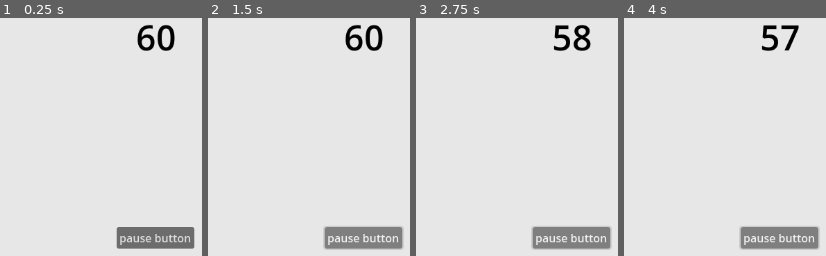
Above: before the commit, frames 1-4 (left to right).
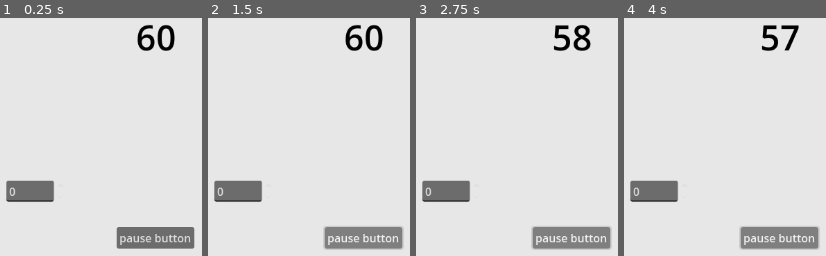
Above: after the commit, the same moments.

Repository: callumrann/study-app
Game: Godot game, scene res://scenes/main.tscn
Same seed, same stepped clock (60 frames per second), same inputs: the game is played once before the commit and once after it.
Inputs:
- Up to frame 1 (0.25 s): no input
- Up to frame 2 (1.5 s): click "pause button" at 0.5 s
- Up to frame 3 (2.75 s): no input
- Up to frame 4 (4 s): no input

The runs differ from the first frame. In frame 1, 2.2% of the frame differs, in the area x 2-27%, y 68-78%; in frame 2, 2.2%; in frame 3, 2.2%; in frame 4, 2.2%.

Commit message:
feat: allow timer change through text box

Diff:
--- a/scenes/main.tscn
+++ b/scenes/main.tscn
@@ -1,6 +1,6 @@
 [gd_scene load_steps=3 format=3 uid="uid://dukdpki28qai"]
 
-[ext_resource type="Script" uid="uid://b2vsyl2e2cmu3" path="res://scripts/timer_text.gd" id="1_o5qli"]
+[ext_resource type="Script" uid="uid://b2vsyl2e2cmu3" path="res://scripts/main.gd" id="1_o5qli"]
 
 [sub_resource type="LabelSettings" id="LabelSettings_sgp6g"]
 font_size = 50
@@ -13,6 +13,7 @@
 anchor_bottom = 1.0
 grow_horizontal = 2
 grow_vertical = 2
+script = ExtResource("1_o5qli")
 
 [node name="BackgroundColour" type="ColorRect" parent="."]
 layout_mode = 1
@@ -35,7 +36,6 @@
 text = "test"
 label_settings = SubResource("LabelSettings_sgp6g")
 horizontal_alignment = 1
-script = ExtResource("1_o5qli")
 metadata/_edit_use_anchors_ = true
 
 [node name="Timer" type="Timer" parent="."]
@@ -55,5 +55,14 @@
 grow_vertical = 2
 text = "pause button"
 
-[connection signal="timeout" from="Timer" to="TimerText" method="_on_timer_timeout"]
-[connection signal="button_up" from="Button" to="TimerText" method="_on_button_button_up"]
+[node name="TimerInput" type="SpinBox" parent="."]
+layout_mode = 0
+offset_left = 361.0
+offset_top = 242.0
+offset_right = 447.5625
+offset_bottom = 273.0
+
+[connection signal="timeout" from="Timer" to="." method="_on_timer_timeout"]
+[connection signal="button_up" from="Button" to="." method="_on_button_button_up"]
+[connection signal="changed" from="TimerInput" to="." method="_on_timer_input_changed"]
+[connection signal="value_changed" from="TimerInput" to="." method="_on_timer_input_value_changed"]
--- a/scripts/timer_text.gd
+++ b/scripts/main.gd
@@ -1,9 +1,10 @@
-extends Label
+extends Control
 
-@onready var timer: Timer = $"../Timer"
+@onready var timer_label: Label = $"TimerText"
+@onready var timer: Timer = $"Timer"
+@onready var timer_input: SpinBox = $"TimerInput"
 
 var time: int = 60
-
 var time_paused: bool = true
 
 func _ready() -> void:
@@ -18,7 +19,7 @@
 		timer.stop()
 
 func _update_timer_text() -> void:
-	self.text = str(time)
+	timer_label.text = str(time)
 
 func _on_button_button_up() -> void:
 	time_paused = !time_paused
@@ -26,3 +27,8 @@
 		timer.stop()
 	else:
 		timer.start()
+
+func _on_timer_input_value_changed(value: float) -> void:
+	time = value
+	_update_timer_text()
+	timer.start() # to reset second
Renamed: scripts/timer_text.gd.uid -> scripts/main.gd.uid
